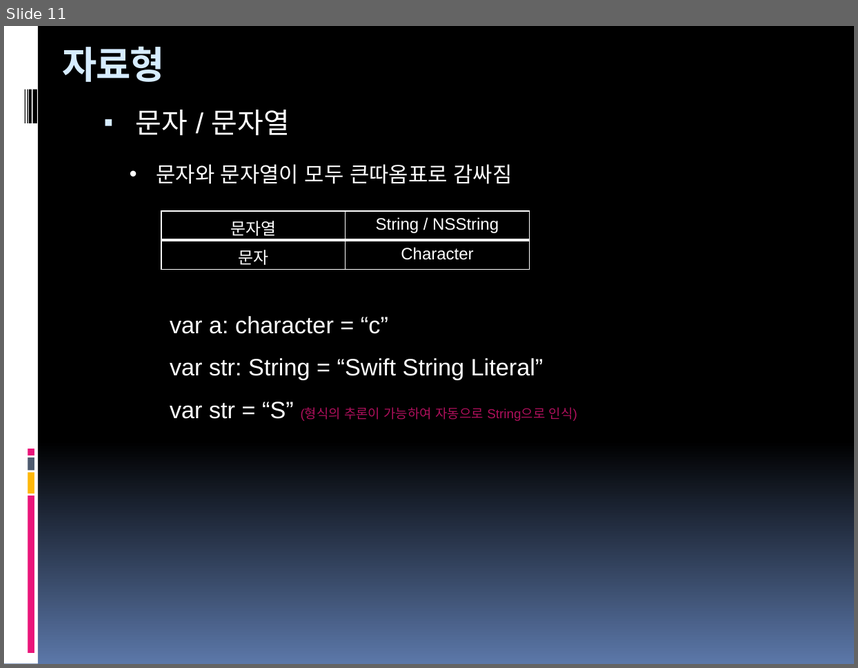
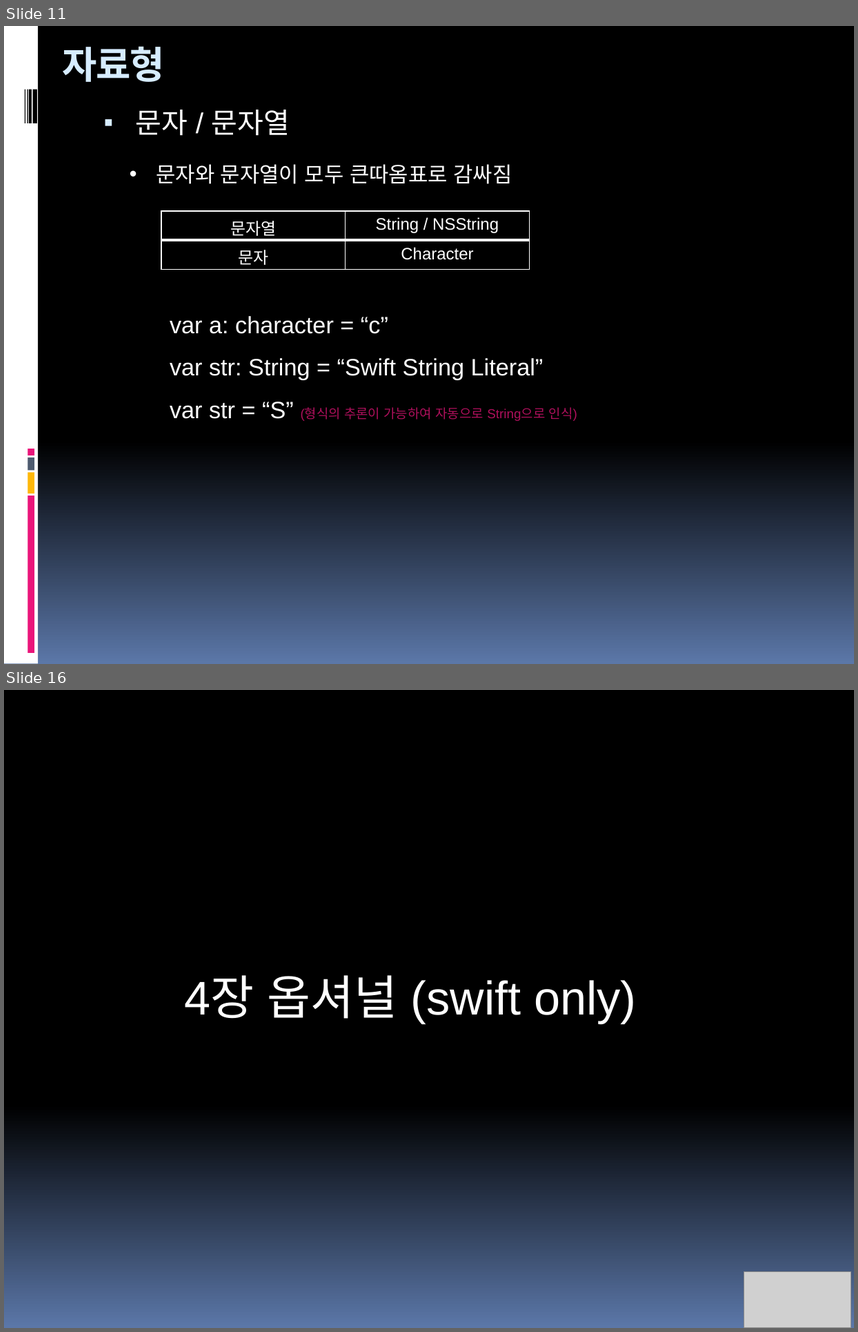
Before and after one commit to hounga13/helloSwift, a slide deck: Swift세미나자료.pptx. Shown one above the other, each under a label of ours: slide 11 before the commit, slides 11 and 16 after it; the slides between them are not shown. The pictures are 858x668 and 858x1332 pixels, drawn with LibreOffice and Linux fonts; fonts in the diff are those of the drawing; grey boxes stand for pictures. Boxes give left, top, right and bottom in pixels: in the first picture for what was removed or moved away, otherwise in the second. Text is boxed around its words. In the diff, an @@ line names an element or a change of style, - is before the commit and + after.

```diff
--- a/Swift세미나자료.pptx
+++ b/Swift세미나자료.pptx
@@ slide 16 added at box(4, 690, 854, 1328), background gradient #000000 to #5B77A8 @@
@@ text added at box(185, 975, 636, 1023), 40 pt, text #FFFFFF @@
+4장 옵셔널 (swift only)
@@ picture added at box(744, 1272, 851, 1328) @@
```
Also in this commit, not shown: 1 slide changed, 7 other slides added, 2 other files.
